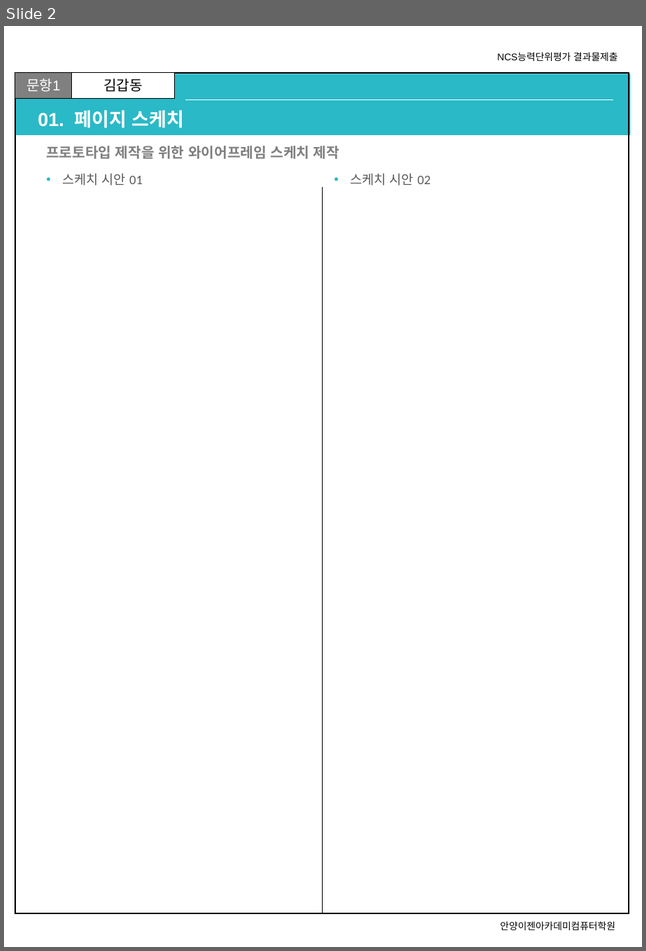
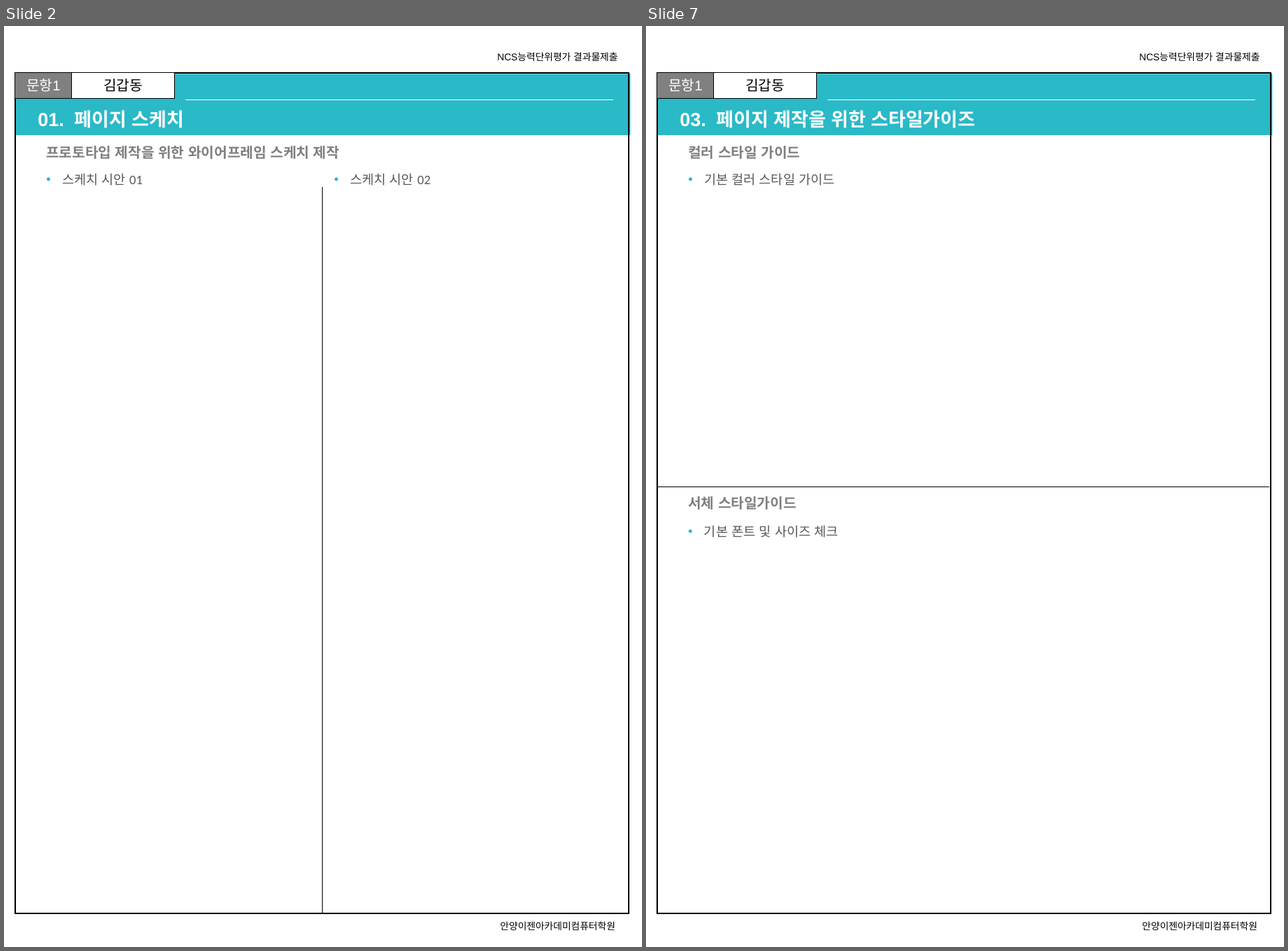
Before and after one commit to xidoWeb/smart_210901, a slide deck: a_asset/n_02_UIUX콘셉트기획/uiux콘셉트기획_제출양식.pptx. Shown side by side, each under a label of ours: slide 2 before the commit, slides 2 and 7 after it; the slides between them are not shown. The pictures are 646x951 and 1288x951 pixels, drawn with LibreOffice and Linux fonts; fonts in the diff are those of the drawing. Boxes give left, top, right and bottom in pixels: in the first picture for what was removed or moved away, otherwise in the second. Text is boxed around its words. In the diff, an @@ line names an element or a change of style, - is before the commit and + after.

```diff
--- a/a_asset/n_02_UIUX콘셉트기획/uiux콘셉트기획_제출양식.pptx
+++ b/a_asset/n_02_UIUX콘셉트기획/uiux콘셉트기획_제출양식.pptx
@@ slide 7 added at bbox=[646, 26, 1284, 947], background #FFFFFF; not listed: 7 template elements that a slide beside it also shows @@
@@ title added at bbox=[680, 110, 976, 128], 16 pt, text #FFFFFF, bold @@
+03. 페이지 제작을 위한 스타일가이즈
@@ subtitle added at bbox=[688, 146, 801, 159], 12 pt, text #7F7F7F, bold @@
+컬러 스타일 가이드
@@ text added at bbox=[704, 173, 834, 186], 11 pt, text #595959 @@
+• 기본 컬러 스타일 가이드
@@ line added from (1269, 487) to (658, 487), #000000 0.5 pt @@
@@ text added at bbox=[688, 496, 796, 510], 12 pt, text #7F7F7F, bold @@
+서체 스타일가이드
@@ text added at bbox=[704, 525, 838, 538], 11 pt, text #595959 @@
+• 기본 폰트 및 사이즈 체크
```
Also in this commit, not shown: 3 slides changed, 1 other slide added, 1 other file.
